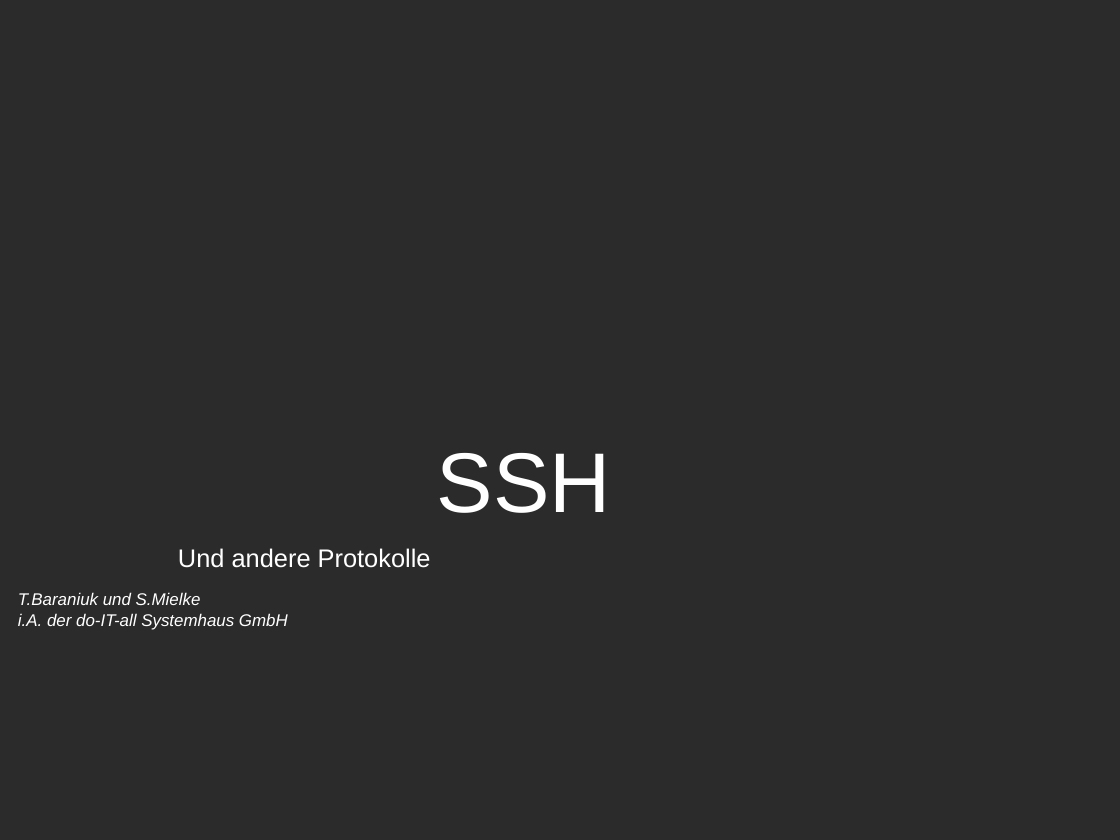
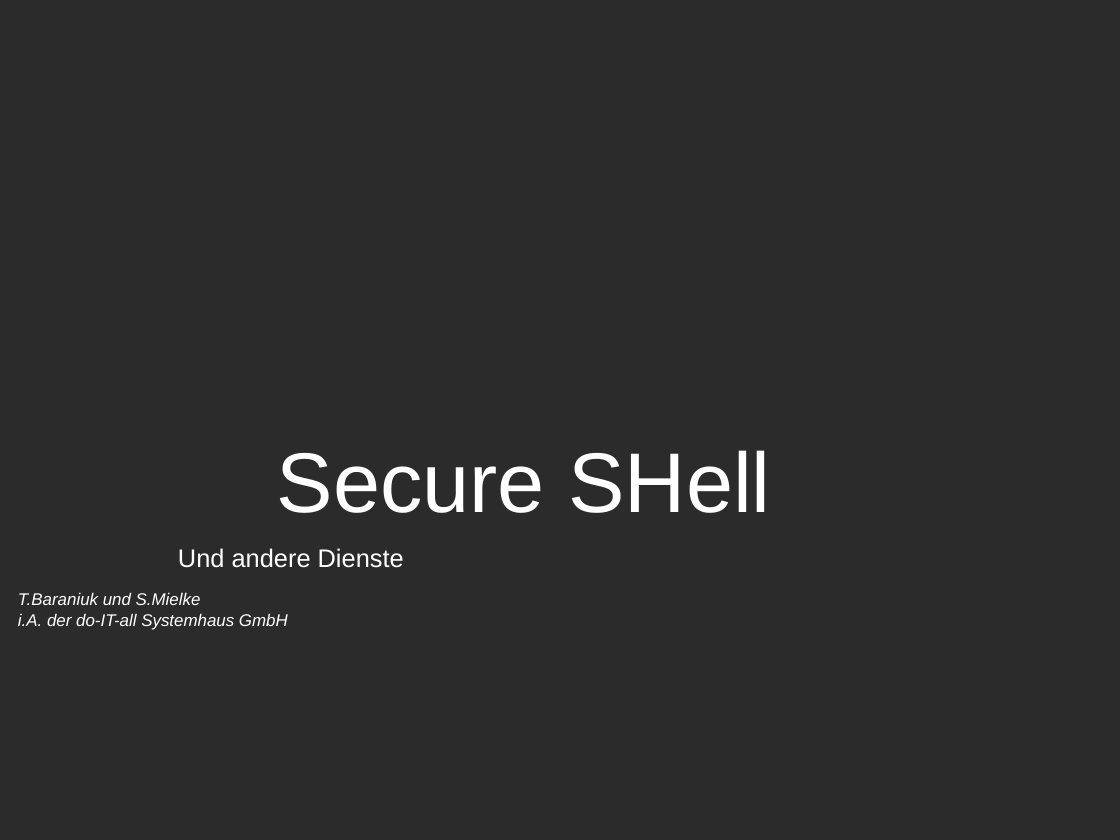
Before and after one commit to amlispolska/SSH-Projekt, a slide deck: slide 1 of ssh-presentation.odp. Drawn at 1120x840 pixels with LibreOffice and Linux fonts; fonts in the diff are those of the drawing; background and template pictures are left out; a plain dark background stands for a picture behind light text. Boxes give left, top, right and bottom in pixels: in the first picture for what was removed or moved away, otherwise in the second. Text is boxed around its words. In the diff, an @@ line names an element or a change of style, - is before the commit and + after.

```diff
--- a/ssh-presentation.odp
+++ b/ssh-presentation.odp
@@ title at <box>277,450,771,513</box>: text changed @@
-SSH
+Secure SHell
@@ text at <box>178,548,404,568</box>: text changed @@
-Und andere Protokolle
+Und andere Dienste
```
Also in this commit, not shown: 8 other slides changed, 4 slides added, 2 slides removed, 1 other file.
